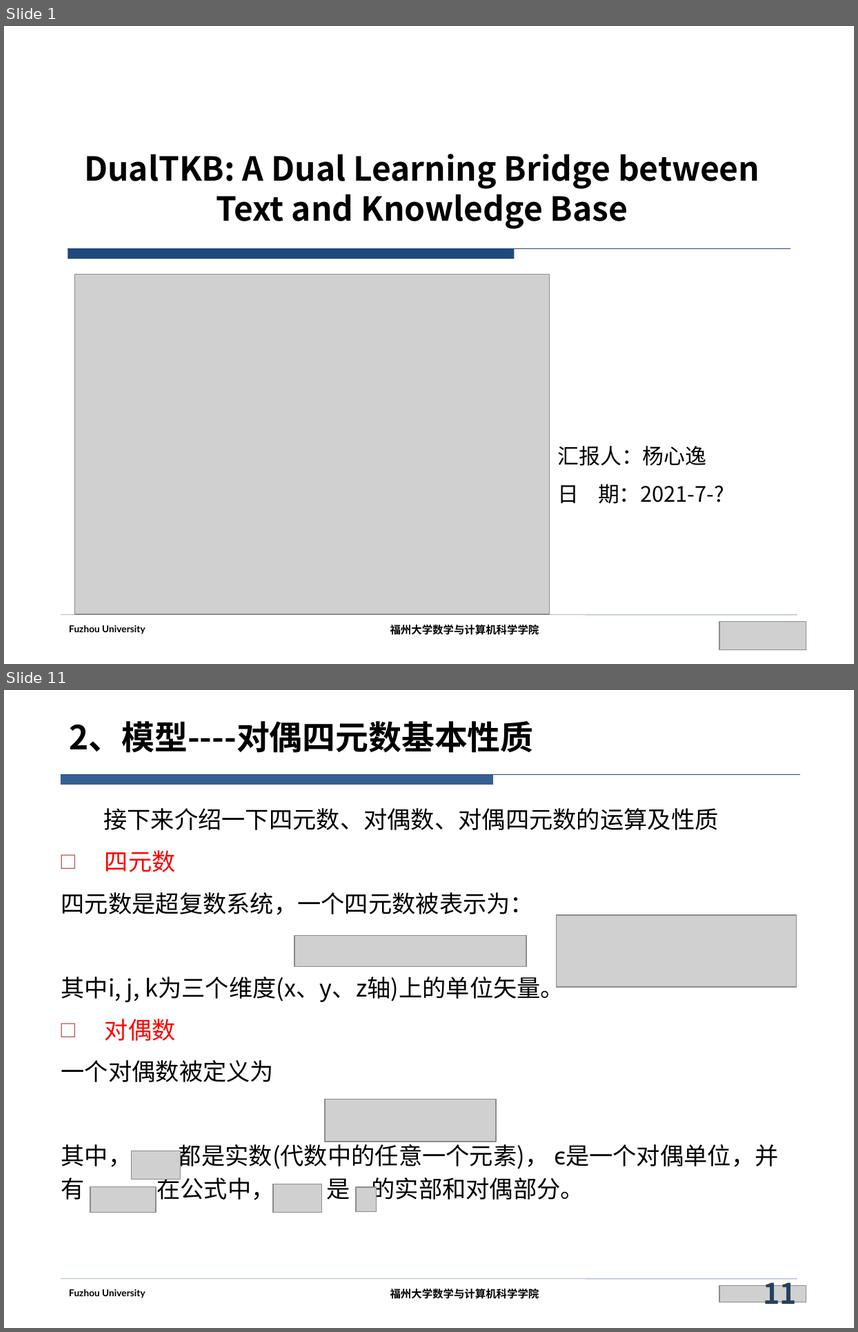
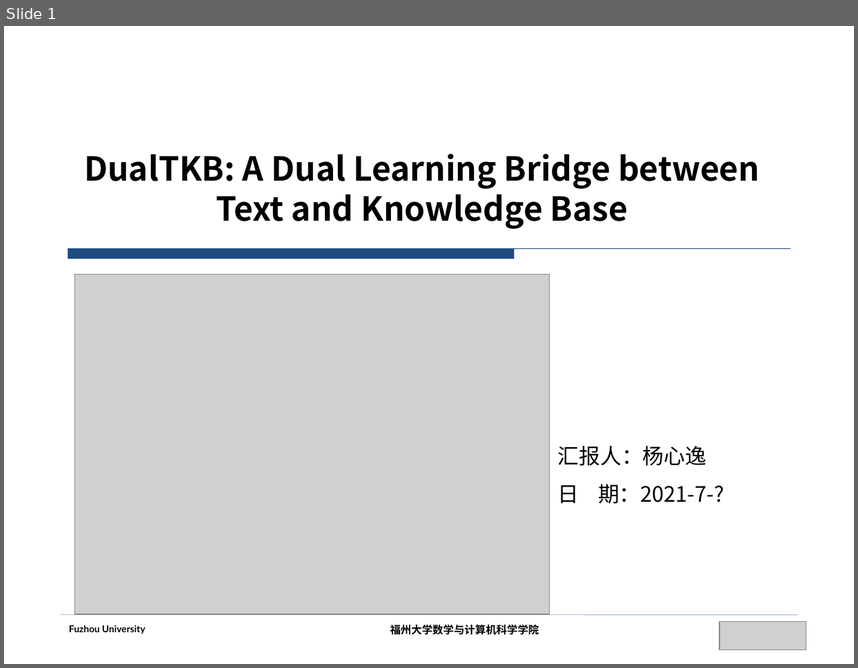
Before and after one commit to siberia0015/Paper-Report, a slide deck: 实验室/DualTKB（未完成）/DualTKB.pptx. Shown one above the other, each under a label of ours: slides 1 and 11 before the commit, slide 1 after it; the slides between them are not shown. The pictures are 858x1332 and 858x668 pixels, drawn with LibreOffice and Linux fonts; fonts in the diff are those of the drawing; grey boxes stand for pictures; background and template pictures are left out. Boxes give left, top, right and bottom in pixels: in the first picture for what was removed or moved away, otherwise in the second. Text is boxed around its words. In the diff, an @@ line names an element or a change of style, - is before the commit and + after.

```diff
--- a/实验室/DualTKB（未完成）/DualTKB.pptx
+++ b/实验室/DualTKB（未完成）/DualTKB.pptx
@@ slide 11 removed at box(4, 690, 854, 1328), background #FFFFFF; not listed: 4 template elements that a slide beside it also shows @@
@@ title removed at box(69, 721, 533, 753) @@
-2、模型----对偶四元数基本性质
@@ freeform shape removed at box(61, 774, 800, 785) @@
@@ text removed at box(61, 808, 779, 1203) @@
-接下来介绍一下四元数、对偶数、对偶四元数的运算及性质
-□ 四元数
-四元数是超复数系统，一个四元数被表示为：
-其中i, j, k为三个维度(x、y、z轴)上的单位矢量。
-□ 对偶数
-一个对偶数被定义为
-其中， 都是实数(代数中的任意一个元素)， ϵ是一个对偶单位，并有 在公式中， 是 的实部和对偶部分。
@@ picture removed at box(557, 915, 796, 987) @@
@@ picture removed at box(294, 936, 527, 966) @@
@@ picture removed at box(324, 1099, 495, 1141) @@
@@ picture removed at box(132, 1151, 180, 1179) @@
@@ picture removed at box(91, 1186, 156, 1212) @@
@@ picture removed at box(274, 1184, 322, 1212) @@
@@ picture removed at box(356, 1186, 377, 1211) @@
@@ picture removed at box(720, 1285, 806, 1302) @@
@@ page number removed at box(763, 1274, 796, 1310) @@
-11
```
Also in this commit, not shown: 18 slides changed, 8 slides added, 8 other slides removed.
